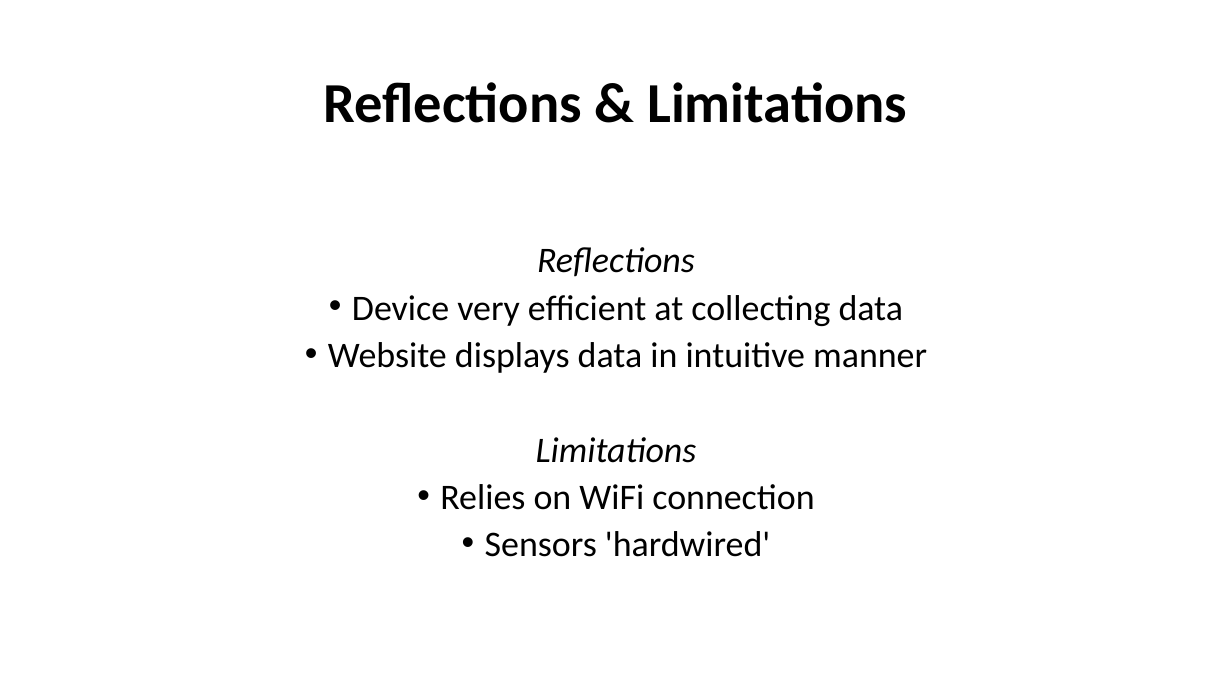
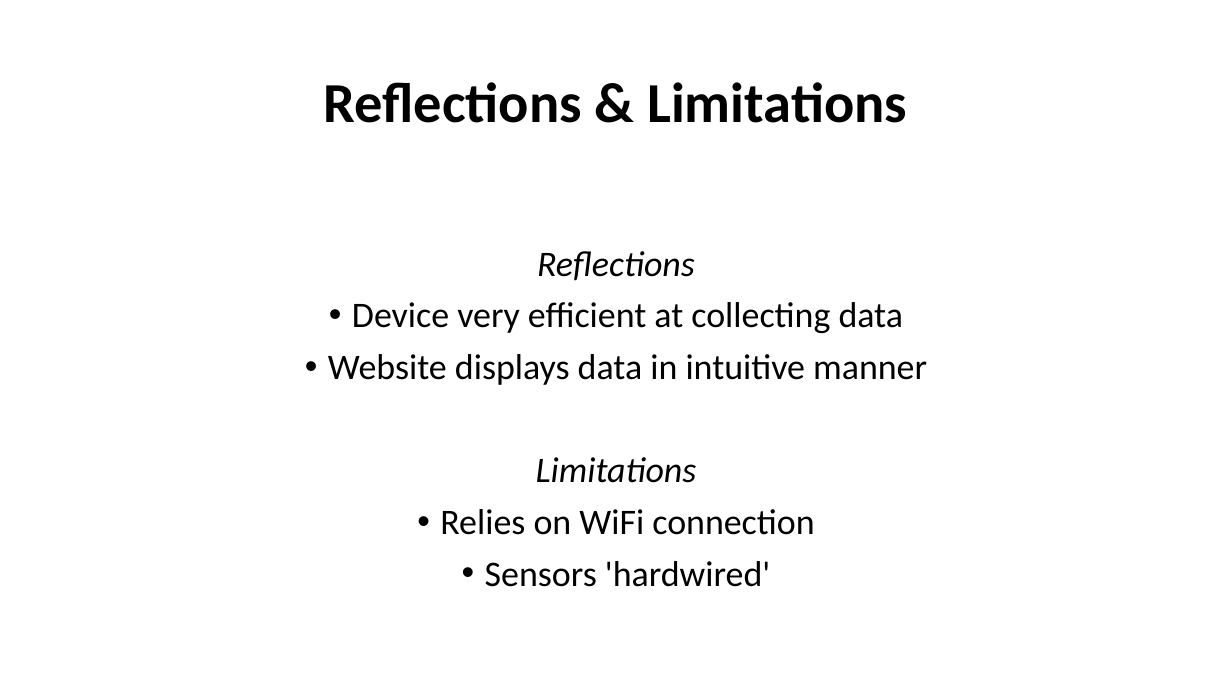
Before and after one commit to scoall/smart-plant, a slide deck: slide 16 of CMP311Presentation.pptx. Drawn at 1232x693 pixels with LibreOffice and Linux fonts; fonts in the diff are those of the drawing. Boxes give left, top, right and bottom in pixels: in the first picture for what was removed or moved away, otherwise in the second. Text is boxed around its words. In the diff, an @@ line names an element or a change of style, - is before the commit and + after.

```diff
--- a/CMP311Presentation.pptx
+++ b/CMP311Presentation.pptx
@@ text "Reflections" at [328, 251, 927, 587]: line spacing 0.8 to 0.9 @@
```
Also in this commit, not shown: 7 other slides changed.
